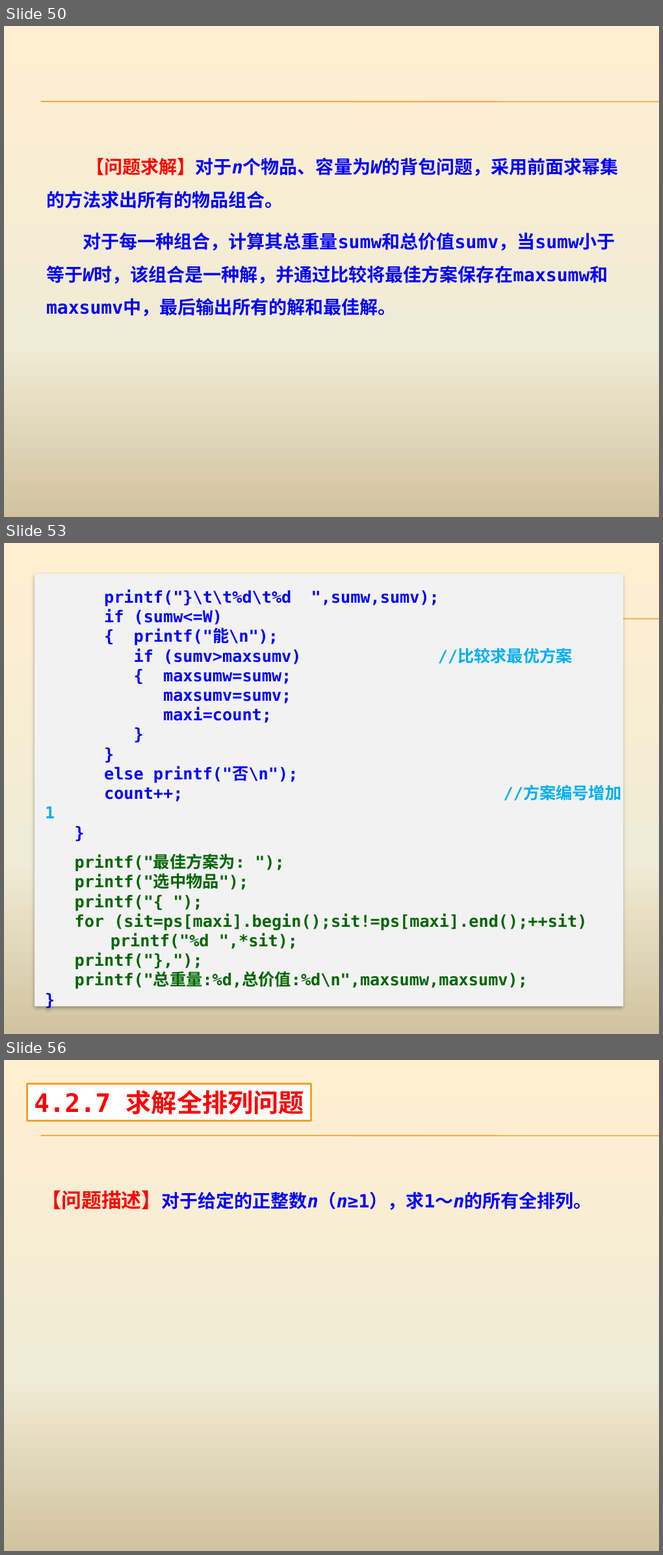
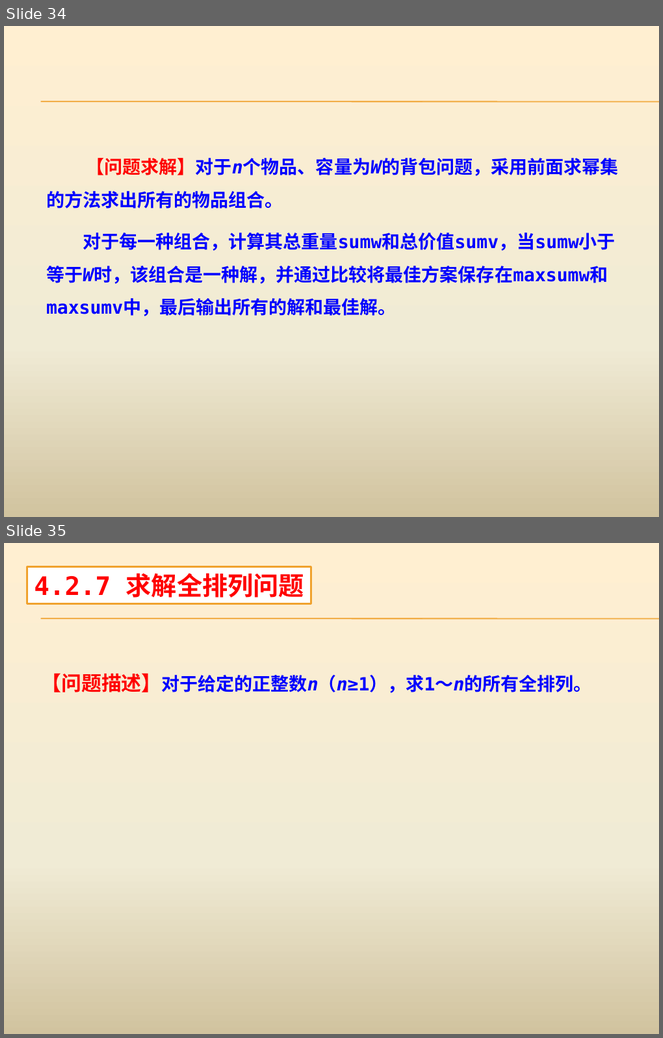
Before and after one commit to AllenW1116/Cpp-algorithm, a slide deck: 课程ppt/第4章 蛮力法.pptx. Shown one above the other, each under a label of ours: slides 50, 53 and 56 before the commit, slides 34 and 35 after it; the slides between them are not shown. The pictures are 663x1555 and 663x1038 pixels, drawn with LibreOffice and Linux fonts; fonts in the diff are those of the drawing. Boxes give left, top, right and bottom in pixels: in the first picture for what was removed or moved away, otherwise in the second. Text is boxed around its words. In the diff, an @@ line names an element or a change of style, - is before the commit and + after.

```diff
--- a/课程ppt/第4章 蛮力法.pptx
+++ b/课程ppt/第4章 蛮力法.pptx
@@ slide 53 removed at (4, 543, 659, 1034), background gradient #FFEFD1 to #F0EBD5 to #D1C39F; not listed: 2 template elements that a slide beside it also shows @@
@@ rectangle removed at (35, 574, 623, 1007) @@
-printf("}\t\t%d\t%d ",sumw,sumv);
-if (sumw<=W)
-{ printf("能\n");
-if (sumv>maxsumv) //比较求最优方案
-{ maxsumw=sumw;
-maxsumv=sumv;
-maxi=count;
-}
-}
-else printf("否\n");
-count++; //方案编号增加1
-}
-printf("最佳方案为: ");
-printf("选中物品");
-printf("{ ");
-for (sit=ps[maxi].begin();sit!=ps[maxi].end();++sit)
-printf("%d ",*sit);
-printf("},");
-printf("总重量:%d,总价值:%d\n",maxsumw,maxsumv);
-}
@@ what was slide 50 is now slide 34 @@
@@ what was slide 56 is now slide 35 @@
```
Also in this commit, not shown: 1 slide changed, 43 other slides removed, 40 other files.
